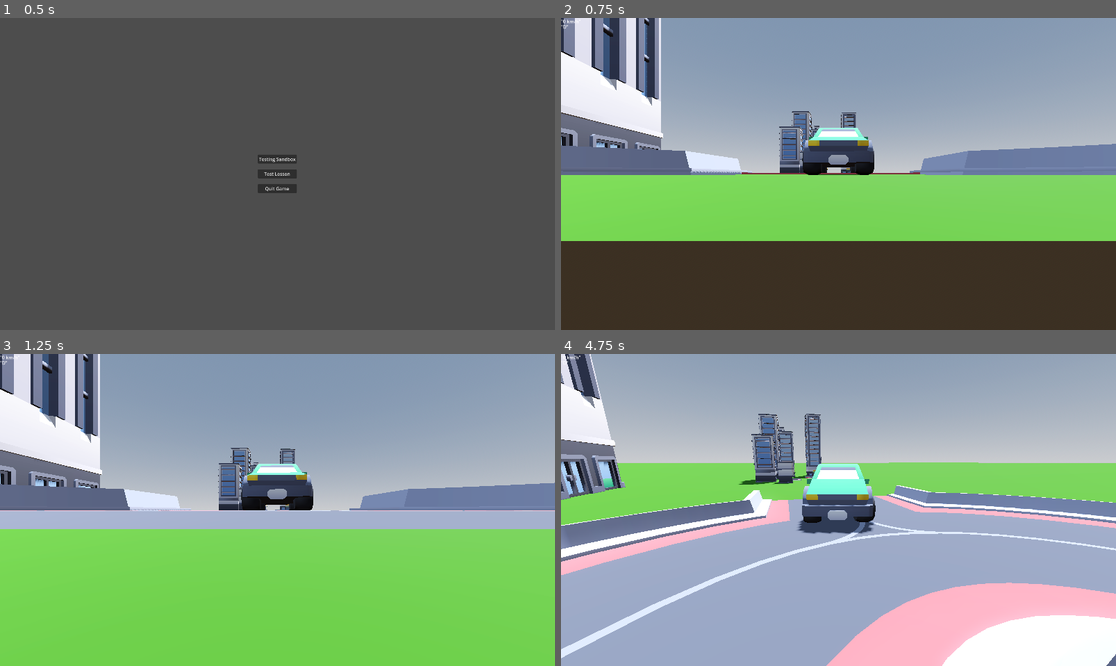
Above: before the commit, frames 1-4 (two rows, left to right).
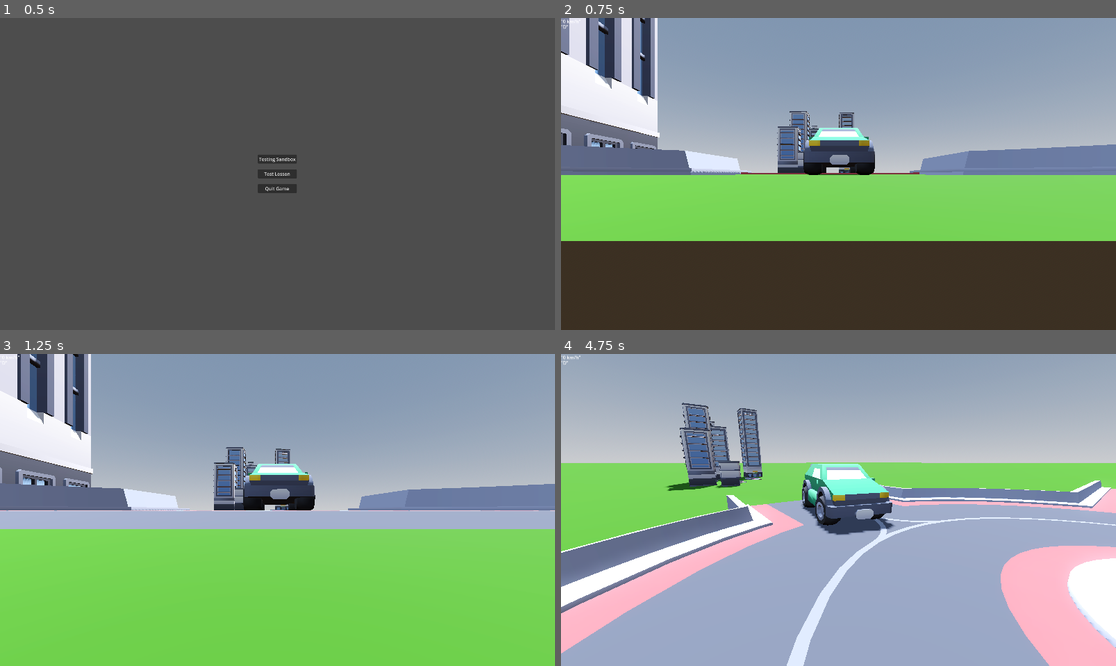
Above: after the commit, the same moments.

Repository: SaltyCookiez/DrivingSimEE
Game: Godot game, scene res://Main/Main.tscn
The game is run twice, just before and just after one commit, with the same random seed, the same clock (stepped at 60 frames per second) and the same inputs.
Inputs (mouse positions are in pixels of both pictures, inside the frame that each line leads up to):
- Up to frame 1 (0.5 s): no input
- Up to frame 2 (0.75 s): click "Testing Sandbox" at 0.5 s
- Up to frame 3 (1.25 s): no input
- Up to frame 4 (4.75 s): move the mouse to (866, 510) at 1.27 s; hold D (Right) 1.28-2.03 s; hold W (Gas) 1.28-2.03 s; move the mouse to (810, 510) at 2.02 s; hold S (Brake) 2.03-2.78 s; tap W (Gas) at 2.1, 3.6 s; move the mouse to (849, 503) at 2.77 s; hold W (Gas) 2.78-3.53 s; hold D (Right) 2.78-4.28 s; move the mouse to (832, 516) at 3.52 s; move the mouse to (877, 513) at 4.27 s; hold A (Left) from 4.28 s (still down); hold W (Gas) from 4.28 s (still down)

Frame 1 is identical in both runs. In frame 2, 3.5% of the frame differs, in the area x 0-100%, y 0-51%; in frame 3, 5.4%; in frame 4, 37%, in the area x 0-100%, y 0-100%.

Commit message:
Added Function for camera script
Added Function for camera to look in the same direction the player is moving/watching

Diff:
--- a/driving-sim-ee/CamArm.gd
+++ b/driving-sim-ee/CamArm.gd
@@ -16,3 +16,13 @@
 
 		rotation_degrees.y -= event.relative.x * MouseSensitivity
 		rotation_degrees.y = wrapf(rotation_degrees.y, 0.0, 360.0)
+
+func _process(delta):
+	if car == null:
+		return
+
+	var vel = car.linear_velocity
+
+	if vel.length() > 0.1:
+		var target_yaw = atan2(-vel.x, -vel.z) * 180.0 / PI
+		rotation_degrees.y = lerp_angle(rotation_degrees.y, target_yaw, auto_turn_speed * delta)
